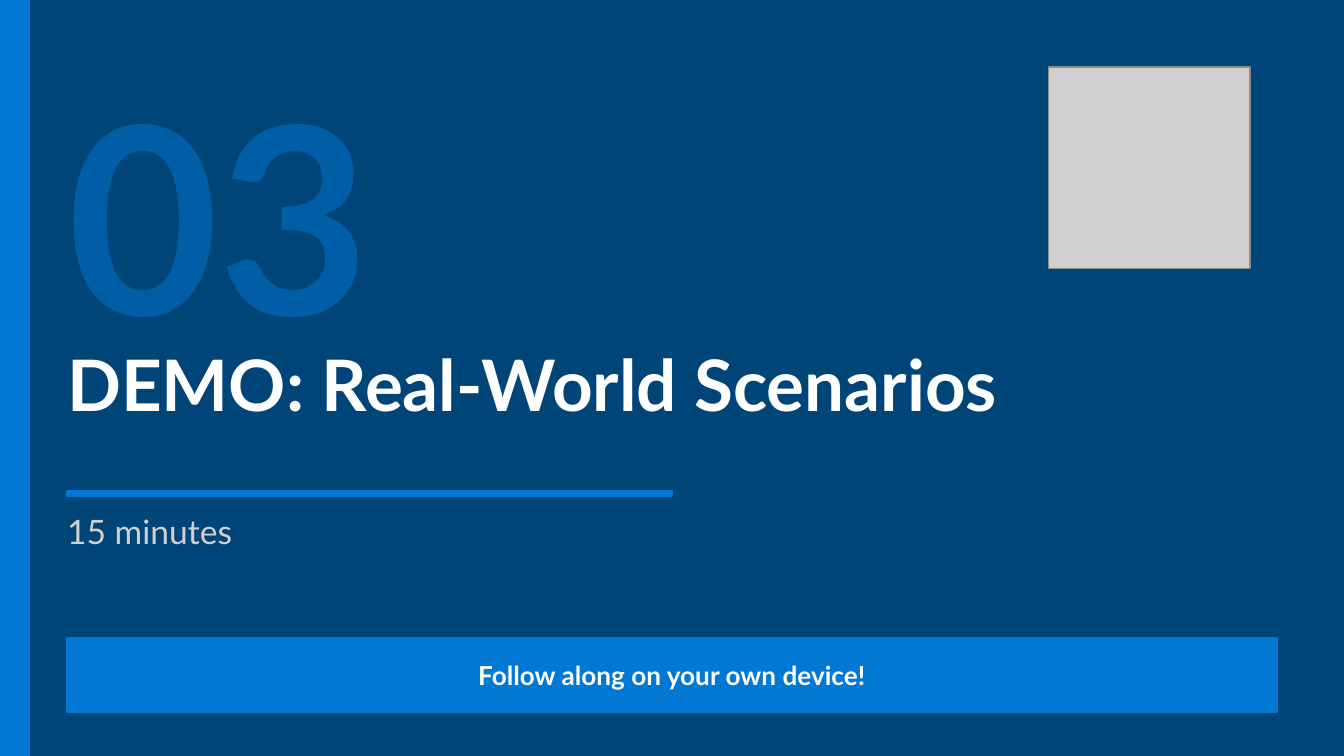
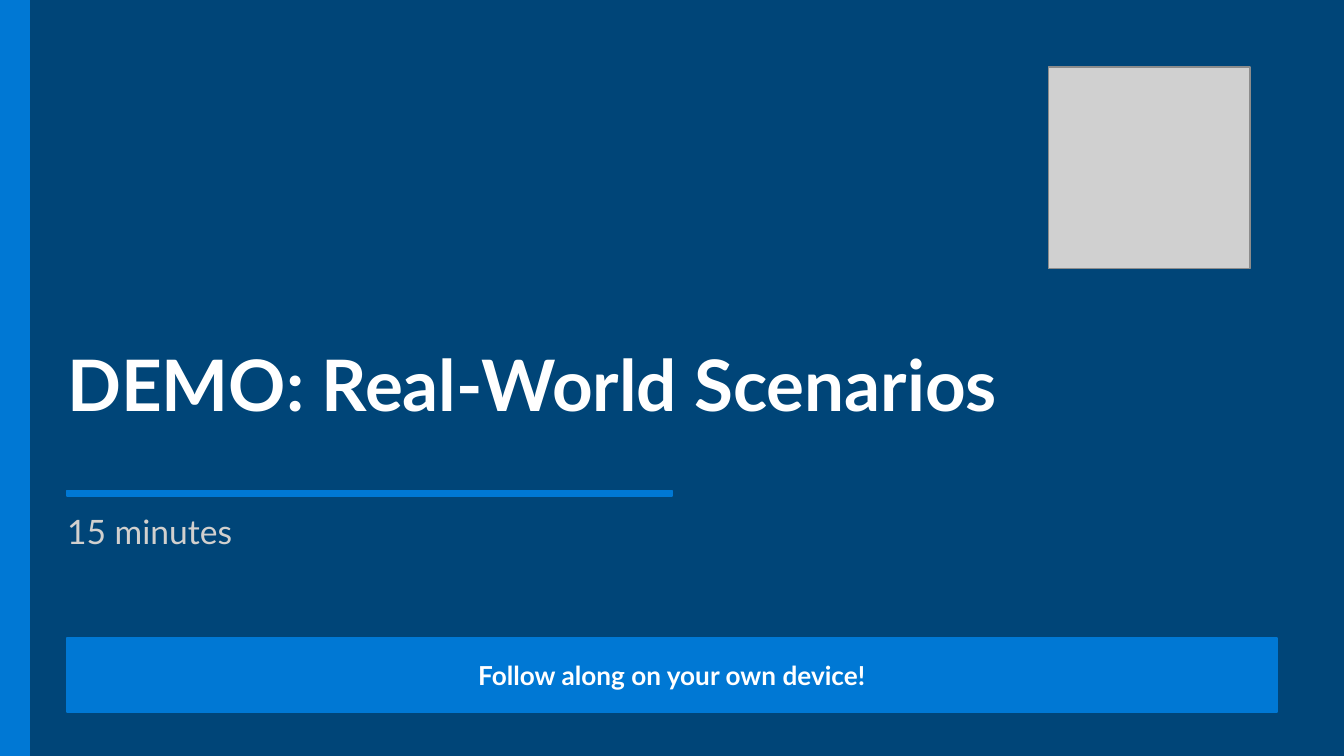
Before and after one commit to matziq/copilot-training-docs, a slide deck: slide 14 of files/Copilot_Training_Deck.pptx. Drawn at 1344x756 pixels with LibreOffice and Linux fonts; fonts in the diff are those of the drawing; grey boxes stand for pictures. Boxes give left, top, right and bottom in pixels: in the first picture for what was removed or moved away, otherwise in the second. Text is boxed around its words. In the diff, an @@ line names an element or a change of style, - is before the commit and + after.

```diff
--- a/files/Copilot_Training_Deck.pptx
+++ b/files/Copilot_Training_Deck.pptx
@@ text removed at [67,124,370,361] @@
-03
```
Also in this commit, not shown: 8 other slides changed, 2 slides added, 1 slide removed, 2 other files.
